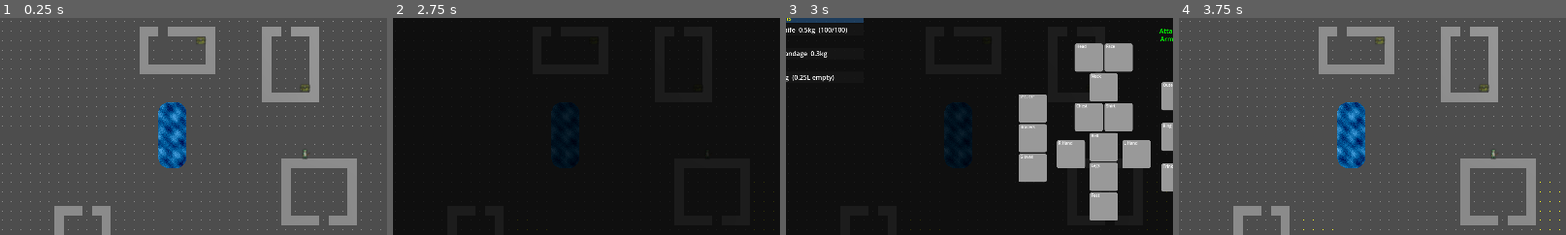
Above: before the commit, frames 1-4 (left to right).
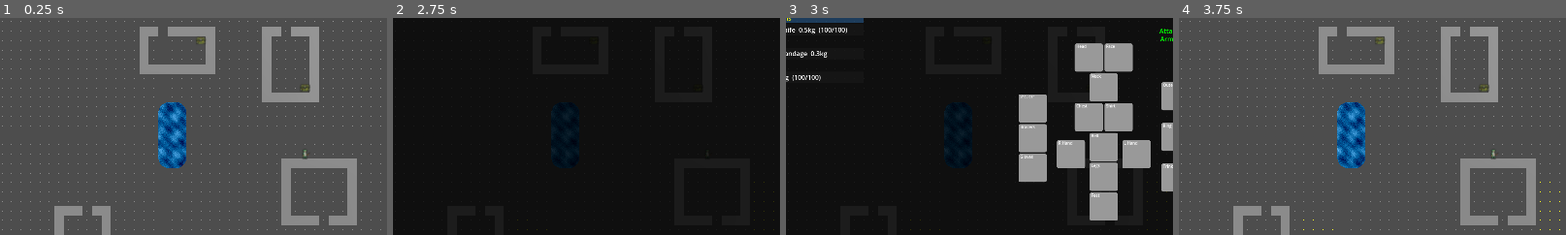
Above: after the commit, the same moments.

Repository: Bigfeta1/ASCIIRogueLike
Game: Godot game, scene res://scenes/main/main_scene.tscn
Two runs of this game, one before a commit and one after it. Both use one fixed random seed, a clock stepped at 60 frames per second and the inputs below.
Inputs (mouse positions are % of the whole screen's width and height, from its top left):
- Up to frame 1 (0.25 s): no input
- Up to frame 2 (2.75 s): tap Enter at 0.5 s; move the mouse to (72, 45) at 0.52 s; hold D 0.53-1.25 s; tap Tab at 0.6 s; click (72, 45) at 0.67 s; tap Space at 0.77 s; click "Stats" at 1.25 s; click "Skills" at 2 s
- Up to frame 3 (3 s): click "Inventory" at 2.75 s
- Up to frame 4 (3.75 s): tap Space at 3.5 s; move the mouse to (30, 55) at 3.52 s; hold S from 3.53 s (still down); tap I at 3.6 s
The pictures show only the part of the screen within x 11-60%, y 20-69%; the shares and areas given below are measured in that part.

Frames 1-2 are identical in both runs. In frame 3, 0.2% of the frame differs, in the area x 2-13%, y 26-30%; in frame 4, nothing differs.

Commit message:
better inspection

Diff:
--- a/data/items.json
+++ b/data/items.json
@@ -32,7 +32,8 @@
 		"description": "A small metal flask. Can hold up to 250 mL of liquid.",
 		"slot": null,
 		"capacity_liters": 0.25,
-		"allowed_liquids": ["water", "alcohol", "medicine"]
+		"allowed_liquids": ["water", "alcohol", "medicine"],
+		"durability_max": 100
 	},
 	{
 		"id": "tinder_box",
--- a/scenes/character/character.gd
+++ b/scenes/character/character.gd
@@ -328,11 +328,11 @@
 	_collect_item_id = inventory.items[inventory_index]
 	_fill_modal.open(_collect_liquid, capacity, current)
 
-func open_inspect_modal(title: String, description: String, sprite_path: String) -> void:
+func open_inspect_modal(title: String, description: String, sprite_path: String, dur_current: int = -1, dur_max: int = -1, hit_bonus: int = -1, damage_die: int = -1) -> void:
 	_character_sheet.visible = false
 	action_state = ActionState.INTERACTION
 	interaction_sub_state = InteractionSubState.INSPECTION
-	_fill_modal.open_inspect(title, description, sprite_path)
+	_fill_modal.open_inspect(title, description, sprite_path, false, dur_current, dur_max, hit_bonus, damage_die)
 
 func open_drink_modal(item_id: String, liquid: String, current_liters: float) -> void:
 	_use_item_id = item_id
--- a/scenes/main/character_sheet.gd
+++ b/scenes/main/character_sheet.gd
@@ -223,10 +223,25 @@
 			return
 		"Inspect":
 			var data := ItemRegistry.get_item(_active_item_id)
+			var dur_current: int = -1
+			var dur_max: int = -1
+			if data.has("durability_max"):
+				dur_max = data["durability_max"] as int
+				var idx: int = _inventory.items.find(_active_item_id)
+				if idx != -1:
+					dur_current = _inventory.get_durability(idx)
+				elif _active_slot != "":
+					dur_current = _get_equipment().get_equipped_durability(_active_slot)
+			var hit_bonus: int = data.get("hit_bonus", -1) as int
+			var damage_die: int = data.get("damage_die", -1) as int
 			_inventory.get_parent().open_inspect_modal(
 				data.get("name", _active_item_id),
 				data.get("description", ""),
-				data.get("sprite", "")
+				data.get("sprite", ""),
+				dur_current,
+				dur_max,
+				hit_bonus,
+				damage_die
 			)
 			return
 		"Equip":
--- a/scenes/main/fill_modal.gd
+++ b/scenes/main/fill_modal.gd
@@ -28,6 +28,8 @@
 var _inspect_icon: TextureRect
 var _info_label: Label
 var _inspect_items: Control
+var _durability_label: Label
+var _damage_output_label: Label
 
 func _ready() -> void:
 	_title_label = $Panel/VBox/TitleLabel
@@ -35,6 +37,8 @@
 	_inspect_items = $Panel/InspectItems
 	_inspect_icon = $Panel/InspectItems/InspectIcon
 	_info_label = $Panel/InspectItems/InfoLabel
+	_durability_label = $Panel/InspectItems/DurabilityLabel
+	_damage_output_label = $Panel/InspectItems/DamageOutputLabel
 	_inspect_items.visible = false
 	visible = false
 
@@ -88,7 +92,7 @@
 	_rebuild_actions()
 	visible = true
 
-func open_inspect(title: String, description: String, sprite_path: String, save_back: bool = false) -> void:
+func open_inspect(title: String, description: String, sprite_path: String, save_back: bool = false, dur_current: int = -1, dur_max: int = -1, hit_bonus: int = -1, damage_die: int = -1) -> void:
 	if save_back:
 		_back_title = _title_label.text
 		_back_actions.assign(_action_options)
@@ -104,6 +108,16 @@
 	else:
 		_inspect_icon.visible = false
 	_info_label.text = description
+	if dur_current != -1:
+		_durability_label.text = "Durability: %d / %d" % [dur_current, dur_max]
+		_durability_label.visible = true
+	else:
+		_durability_label.visible = false
+	if hit_bonus != -1 and damage_die != -1:
+		_damage_output_label.text = "Damage: %dd(1-%d)" % [hit_bonus, damage_die]
+		_damage_output_label.visible = true
+	else:
+		_damage_output_label.visible = false
 	_inspect_items.visible = true
 	_resize_inspect_panel()
 	visible = true
--- a/scenes/main/main_scene.tscn
+++ b/scenes/main/main_scene.tscn
@@ -837,12 +837,32 @@
 expand_mode = 1
 
 [node name="InfoLabel" type="Label" parent="CanvasLayer/InteractModal/Panel/InspectItems"]
-custom_minimum_size = Vector2(400, 200)
+custom_minimum_size = Vector2(400, 100)
 layout_mode = 0
 offset_left = 25.0
 offset_top = 96.0
 offset_right = 425.0
-offset_bottom = 296.0
+offset_bottom = 196.0
+label_settings = SubResource("LabelSettings_w4lj1")
+autowrap_mode = 2
+
+[node name="DamageOutputLabel" type="Label" parent="CanvasLayer/InteractModal/Panel/InspectItems"]
+custom_minimum_size = Vector2(400, 100)
+layout_mode = 0
+offset_left = 25.0
+offset_top = 139.0
+offset_right = 425.0
+offset_bottom = 239.0
+label_settings = SubResource("LabelSettings_w4lj1")
+autowrap_mode = 2
+
+[node name="DurabilityLabel" type="Label" parent="CanvasLayer/InteractModal/Panel/InspectItems"]
+custom_minimum_size = Vector2(400, 50)
+layout_mode = 0
+offset_left = 25.0
+offset_top = 186.0
+offset_right = 425.0
+offset_bottom = 236.0
 label_settings = SubResource("LabelSettings_w4lj1")
 autowrap_mode = 2
 
